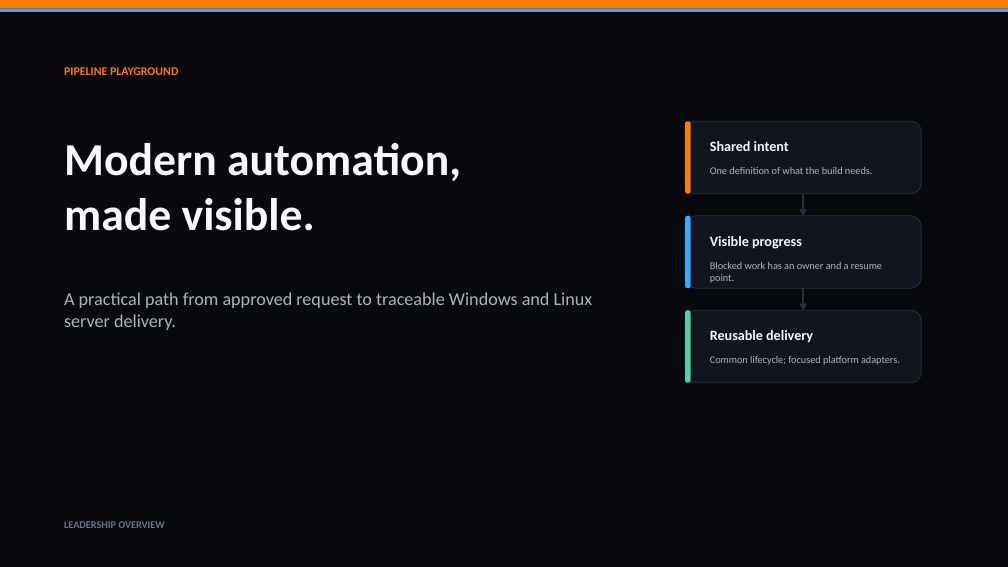
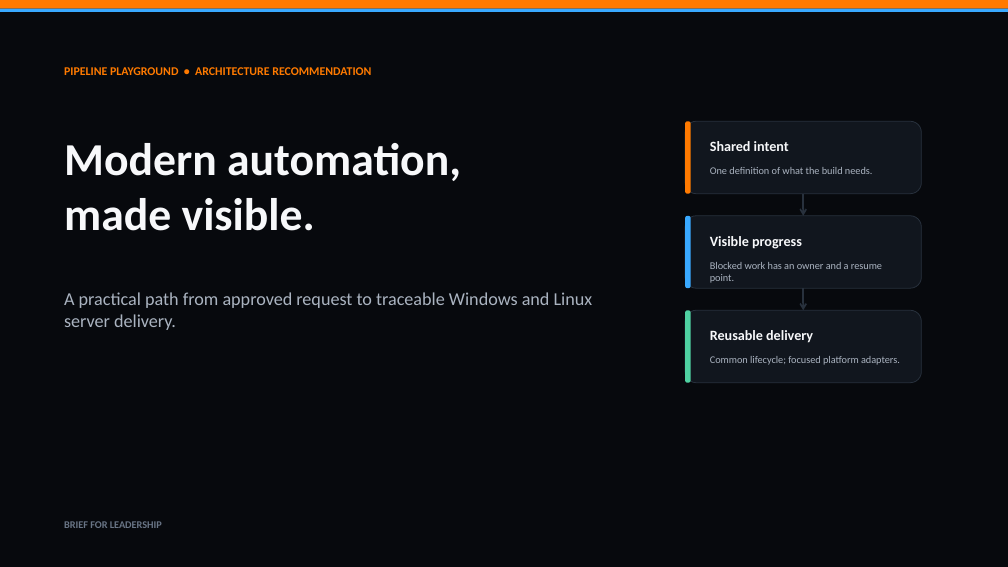
Before and after one commit to KhalilGibrotha/pipeline-playground, a slide deck: slide 1 of outputs/pipeline-playground-leadership-brief.pptx. Drawn at 1008x567 pixels with LibreOffice and Linux fonts; fonts in the diff are those of the drawing. Boxes give left, top, right and bottom in pixels: in the first picture for what was removed or moved away, otherwise in the second. Text is boxed around its words. In the diff, an @@ line names an element or a change of style, - is before the commit and + after.

Commit message:
Clarify engineering tests and leadership recommendation

```diff
--- a/outputs/pipeline-playground-leadership-brief.pptx
+++ b/outputs/pipeline-playground-leadership-brief.pptx
@@ text at bbox=[64, 67, 371, 75]: text changed @@
-PIPELINE PLAYGROUND
+PIPELINE PLAYGROUND • ARCHITECTURE RECOMMENDATION
@@ text at bbox=[64, 521, 162, 528]: text changed @@
-LEADERSHIP OVERVIEW
+BRIEF FOR LEADERSHIP
```
Also in this commit, not shown: 1 other slide changed, 3 other files.
